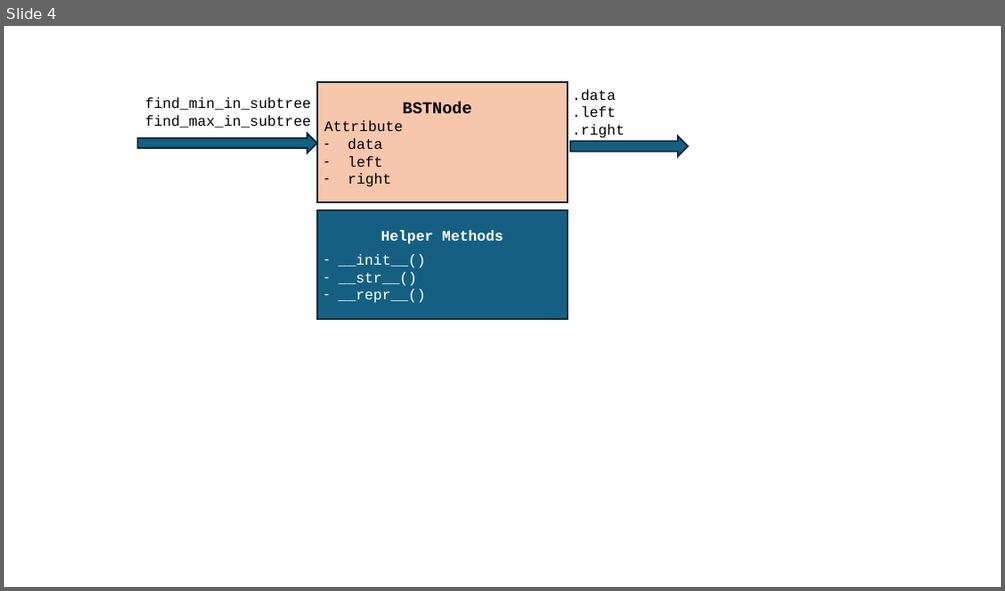
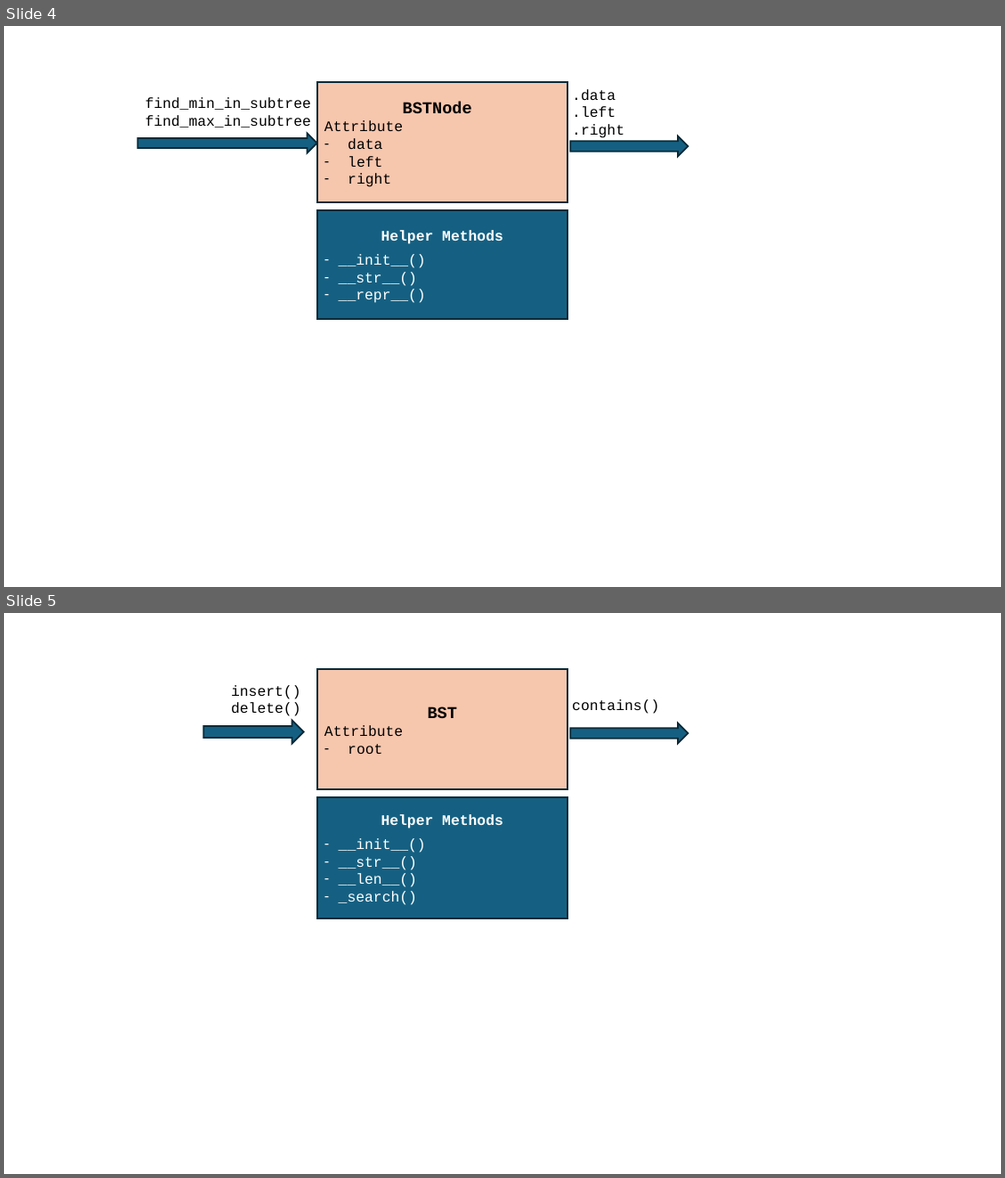
Before and after one commit to mingfujacky/Lecture-DSA-2.0, a slide deck: asset/ppt/ch10_binary_tree.pptx. Shown one above the other, each under a label of ours: slide 4 before the commit, slides 4 and 5 after it. The pictures are 1005x591 and 1005x1178 pixels, drawn with LibreOffice and Linux fonts; fonts in the diff are those of the drawing. Boxes give left, top, right and bottom in pixels: in the first picture for what was removed or moved away, otherwise in the second. Text is boxed around its words. In the diff, an @@ line names an element or a change of style, - is before the commit and + after.

```diff
--- a/asset/ppt/ch10_binary_tree.pptx
+++ b/asset/ppt/ch10_binary_tree.pptx
@@ slide 5 added at (4,613,1001,1174), background #FFFFFF @@
@@ text added at (231,685,300,716), 14 pt, text #000000 @@
+insert()
+delete()
@@ rectangle added at (317,669,568,789), fill #F6C6AD, outline #092A39 1.5 pt, 14 pt, text #000000 @@
+BST
+Attribute
+– root
@@ text added at (572,699,659,714), 14 pt, text #000000 @@
+contains()
@@ right arrow added at (203,720,304,743), fill #156082, outline #092A39 1.5 pt @@
@@ right arrow added at (570,723,688,744), fill #156082, outline #092A39 1.5 pt @@
@@ rectangle added at (317,798,568,918), fill #156082, outline #092A39 1.5 pt, 14 pt, text #FFFFFF @@
+Helper Methods
+– __init__()
+– __str__()
+– __len__()
+– _search()
```
Also in this commit, not shown: 3 other files.
